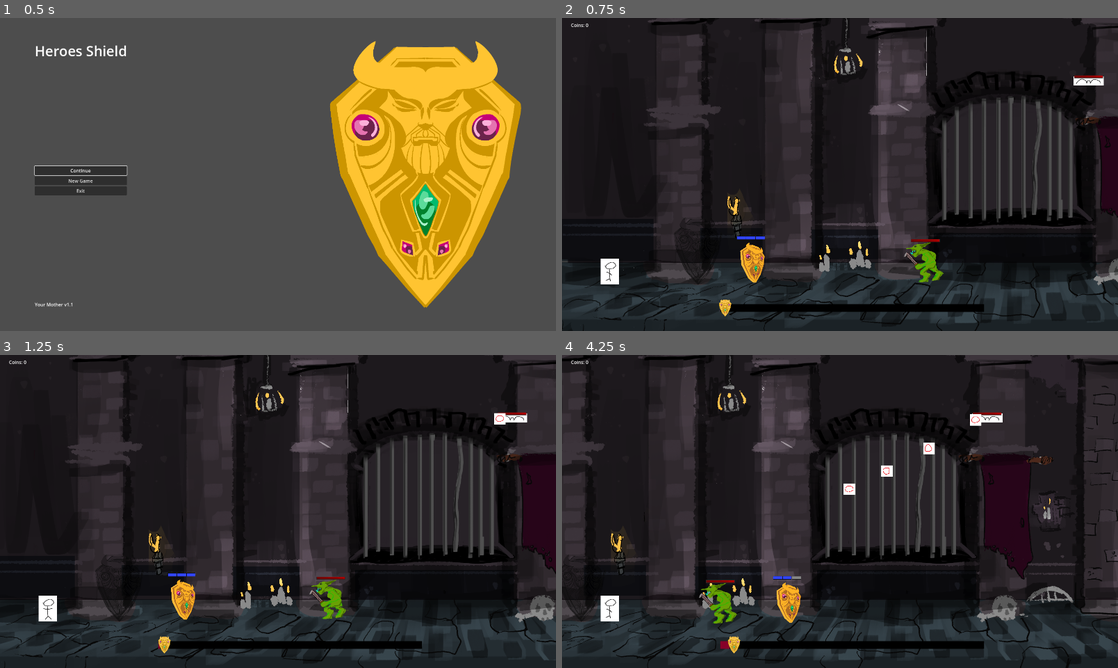
Above: before the commit, frames 1-4 (two rows, left to right).
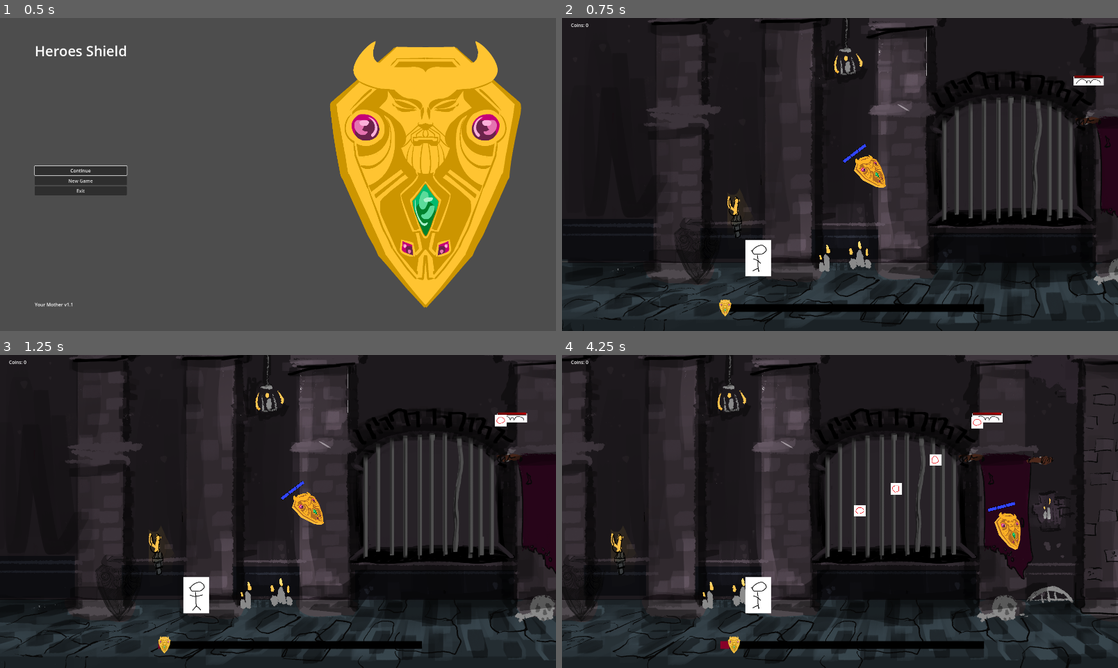
Above: after the commit, the same moments.

Repository: Cookie-Tin-Studios/Heroes-Shield
Game: Godot game, scene res://scenes/menu/main_menu.tscn
Same seed, same stepped clock (60 frames per second), same inputs: the game is played once before the commit and once after it.
Inputs (mouse positions are in pixels of both pictures, inside the frame that each line leads up to):
- Up to frame 1 (0.5 s): no input
- Up to frame 2 (0.75 s): click "New Game" at 0.5 s
- Up to frame 3 (1.25 s): no input
- Up to frame 4 (4.25 s): move the mouse to (962, 495) at 1.27 s; hold Right (ui_right) 1.28-2.03 s; click (962, 495) at 1.35 s; move the mouse to (728, 527) at 2.02 s; hold Down (ui_down) 2.03-2.78 s; click (728, 527) at 2.1 s; move the mouse to (895, 442) at 2.77 s; hold Right (ui_right) 2.78-3.53 s; click (895, 442) at 2.85 s; move the mouse to (812, 574) at 3.52 s; hold Up (ui_up) from 3.53 s (still down); click (812, 574) at 3.6 s

Frame 1 is identical in both runs. In frame 2, 1.8% of the frame differs, in the area x 6-69%, y 40-86%; in frame 3, 2.0%; in frame 4, 2.7%, in the area x 6-83%, y 18-86%.

Commit message:
75: Add better movement and rotate around the hero (#79)
* Add better movement and rotate around the hero

* fix health

Diff:
--- a/scenes/main.tscn
+++ b/scenes/main.tscn
@@ -6,7 +6,6 @@
 [ext_resource type="PackedScene" uid="uid://dtj2jcj8eeq22" path="res://scenes/HUD.tscn" id="5_scp5s"]
 [ext_resource type="PackedScene" uid="uid://ei3etn0w5se4" path="res://scenes/menu/pause_menu.tscn" id="5_yooe3"]
 [ext_resource type="PackedScene" uid="uid://cagf0iwwh4c62" path="res://scenes/mob_bat.tscn" id="6_cpf26"]
-[ext_resource type="PackedScene" uid="uid://dtcvtr24mkkft" path="res://scenes/mob_melee.tscn" id="7_4h8ak"]
 
 [sub_resource type="GDScript" id="GDScript_81rl6"]
 script/source = "extends Node2D
@@ -25,23 +24,24 @@
 [node name="Node2D" type="Node2D"]
 script = SubResource("GDScript_81rl6")
 
+[node name="Shield" parent="." instance=ExtResource("2_w3671")]
+position = Vector2(2123, 1077)
+
 [node name="pause_menu" parent="." instance=ExtResource("5_yooe3")]
 
 [node name="Idiot_hero" parent="." instance=ExtResource("2_jn0l8")]
 z_as_relative = false
-position = Vector2(319, 1761)
+position = Vector2(1343, 1669)
+scale = Vector2(1.4, 1.4)
 
 [node name="Camera2D" type="Camera2D" parent="Idiot_hero"]
-position = Vector2(1590, -669)
-scale = Vector2(1, 8.72)
+position = Vector2(404.285, -412.143)
+scale = Vector2(0.714286, 6.22857)
 zoom = Vector2(0.5, 0.5)
 
 [node name="Background" parent="Idiot_hero/Camera2D" instance=ExtResource("3_3s816")]
 scale = Vector2(1.15, 1.15)
 transform = Transform2D(1.15, 0, 0, 1.15, 0, 0)
-
-[node name="Shield" parent="." instance=ExtResource("2_w3671")]
-position = Vector2(1321, 1701)
 
 [node name="HUD" parent="." instance=ExtResource("5_scp5s")]
 scale = Vector2(0.5, 0.5)
@@ -55,6 +55,3 @@
 
 [node name="Mob_bat" parent="." instance=ExtResource("6_cpf26")]
 position = Vector2(3656, 408)
-
-[node name="Mob_melee" parent="." instance=ExtResource("7_4h8ak")]
-position = Vector2(2569, 1696)
--- a/scenes/shield.tscn
+++ b/scenes/shield.tscn
@@ -6,36 +6,38 @@
 [ext_resource type="Texture2D" uid="uid://5niwyw3ix51d" path="res://assets/sprites/shield_health/full_shield.png" id="4_1bor1"]
 [ext_resource type="Texture2D" uid="uid://dwpkqpico3ci5" path="res://assets/sprites/shield_health/empty_shield.png" id="5_hynbo"]
 
-[sub_resource type="CircleShape2D" id="CircleShape2D_3sjvr"]
-radius = 115.0
-
 [sub_resource type="CircleShape2D" id="CircleShape2D_4icvd"]
-radius = 219.002
+radius = 310.002
 
 [sub_resource type="CircleShape2D" id="CircleShape2D_ey6sh"]
 radius = 124.004
+
+[sub_resource type="CircleShape2D" id="CircleShape2D_3sjvr"]
+radius = 115.0
 
 [node name="Shield" type="CharacterBody2D"]
 z_index = 10
 position = Vector2(10, 2)
 script = ExtResource("1_xflaf")
 
-[node name="Sprite2D" type="Sprite2D" parent="."]
+[node name="FlipContainer" type="Node2D" parent="."]
+
+[node name="Sprite2D" type="Sprite2D" parent="FlipContainer"]
 scale = Vector2(0.313477, 0.300293)
 texture = ExtResource("2_guw5v")
 
+[node name="ParryArea" type="Area2D" parent="FlipContainer"]
+
+[node name="ParryZoneCollision" type="CollisionShape2D" parent="FlipContainer/ParryArea"]
+shape = SubResource("CircleShape2D_4icvd")
+
+[node name="DamageArea" type="Area2D" parent="FlipContainer"]
+
+[node name="DamageZoneCollision" type="CollisionShape2D" parent="FlipContainer/DamageArea"]
+shape = SubResource("CircleShape2D_ey6sh")
+
 [node name="Physical CollisionShape2D" type="CollisionShape2D" parent="."]
 shape = SubResource("CircleShape2D_3sjvr")
-
-[node name="ParryArea" type="Area2D" parent="."]
-
-[node name="ParryZoneCollision" type="CollisionShape2D" parent="ParryArea"]
-shape = SubResource("CircleShape2D_4icvd")
-
-[node name="DamageArea" type="Area2D" parent="."]
-
-[node name="DamageZoneCollision" type="CollisionShape2D" parent="DamageArea"]
-shape = SubResource("CircleShape2D_ey6sh")
 
 [node name="HealthBar" type="Node2D" parent="."]
 position = Vector2(-11, -172)
@@ -43,6 +45,6 @@
 section_texture = ExtResource("4_1bor1")
 empty_section_texture = ExtResource("5_hynbo")
 
-[connection signal="body_entered" from="ParryArea" to="." method="_on_parry_area_body_entered"]
-[connection signal="body_exited" from="ParryArea" to="." method="_on_parry_area_body_exited"]
-[connection signal="body_entered" from="DamageArea" to="." method="_on_area_2d_body_entered"]
+[connection signal="body_entered" from="FlipContainer/ParryArea" to="." method="_on_parry_area_body_entered"]
+[connection signal="body_exited" from="FlipContainer/ParryArea" to="." method="_on_parry_area_body_exited"]
+[connection signal="body_entered" from="FlipContainer/DamageArea" to="." method="_on_area_2d_body_entered"]
--- a/scripts/idiot/idiot.gd
+++ b/scripts/idiot/idiot.gd
@@ -8,18 +8,18 @@
 func _ready() -> void:
 	# Capture the initial X position when the scene starts
 	start_x = position.x
+	# Initialize velocity to move to the right
+	velocity = Vector2(speed, 0)
 
 func _physics_process(delta: float) -> void:
-	# Move the character to the right at 'speed' pixels per second
-	position.x += speed * delta
+	# Update position using velocity
+	position += velocity * delta
 
 	# Calculate how far this character has moved from its original position
 	var distance_traveled = position.x - start_x
 
-	# Just in case the position could somehow be less than its start,
-	# clamp distance to never go below 0
-	if distance_traveled < 0:
-		distance_traveled = 0
+	# Ensure distance_traveled doesn't go below 0
+	distance_traveled = max(distance_traveled, 0)
 
 	# Update the global progress to reflect the traveled distance
 	Globals.level_progress = int(distance_traveled)
--- a/scripts/shield/shield_health.gd
+++ b/scripts/shield/shield_health.gd
@@ -1,17 +1,35 @@
 extends CharacterBody2D
 
-# Health variable
+# Health variables
 @export var max_health: int = 3  # Default max health
+@onready var health_bar = $HealthBar
 var current_health: int = max_health
 
-@onready var health_bar = $HealthBar
+
+# Movement Variables:
+@export var acceleration: float = 4000
+@export var deceleration: float = 4000
+@export var friction: float = 0.8
+@export var speed: float = 800
+
+# Reference to the hero node
+@export var idiot_hero: Node
+
+# Container for orientation
+@onready var flip_container = $FlipContainer
+@onready var health_bar_starting_position = health_bar.position
 
 func _ready():
 	# Initialize health
 	current_health = max_health
-	$ParryArea.body_entered.connect(_on_parry_area_body_entered) # parrymech
-	$ParryArea.body_exited.connect(_on_parry_area_body_exited) # parrymech
+	$FlipContainer/ParryArea.body_entered.connect(_on_parry_area_body_entered) # parrymech
+	$FlipContainer/ParryArea.body_exited.connect(_on_parry_area_body_exited) # parrymech
 	call_deferred("create_health_sections")
+
+	idiot_hero = get_node("../Idiot_hero")
+	if idiot_hero == null:
+		print("Shield: Hero path is not set!")
+		return
 
 func update_health_bar():
 	health_bar.update_health(current_health)
@@ -31,31 +49,63 @@
 
 
 # Speed of movement
-@export var speed: float = 400
+func _process(_delta: float) -> void:
+	var input_dir = Vector2.ZERO
+	idiot_hero = get_node("../Idiot_hero")
+	# Ensure the hero node exists
+	if idiot_hero == null:
+		print("Shield: Cannot find the hero node!")
+		return
 
-func _process(_delta: float) -> void:
-	var direction = Vector2.ZERO
 
-	# Up and Down movement
 	if Input.is_action_pressed("ui_up"):
-		direction.y -= 1
+		input_dir.y -= 1
 	if Input.is_action_pressed("ui_down"):
-		direction.y += 1
+		input_dir.y += 1
 	if Input.is_action_pressed("ui_left"):
-		direction.x -= 1
+		input_dir.x -= 1
 	if Input.is_action_pressed("ui_right"):
-		direction.x += 1
+		input_dir.x += 1
 
-	# Apply movement
-	velocity = direction.normalized() * speed
+
+	# Normalize direction for consistent movement
+	input_dir = input_dir.normalized()
+
+	var target_velocity
+	if input_dir == Vector2.ZERO:
+		target_velocity = idiot_hero.velocity
+	else:
+		target_velocity = input_dir * speed
+
+	# Accelerate towards desired velocity
+	velocity = velocity.move_toward(target_velocity, acceleration * _delta)
+
+	# Apply friction when no input
+	if input_dir == Vector2.ZERO:
+		velocity = velocity * pow(friction, _delta)
+
+	# Move the character
 	move_and_slide()
-
 	# Restrict the character to stay within the camera's visible bounds
 	restrict_to_camera()
 
 	# Parry attempt parry if input pressed. parrymech
 	if Input.is_action_just_pressed("parry"):
 		attempt_parry()
+
+	# Flip the FlipContainer based on position
+	if global_position.x > idiot_hero.global_position.x:
+		flip_container.scale.y = 1  # Flip horizontally
+	else:
+		flip_container.scale.y = -1 # Reset to normal
+
+	health_bar.scale = Vector2(1, 1)
+	# Calculate direction from hero to the shield
+	var direction_to_hero = global_position - idiot_hero.global_position
+
+	# Make the shield face away from the hero
+	rotation = direction_to_hero.angle()
+#
 
 func restrict_to_camera() -> void:
 	# Get the active Camera2D
Not shown: 1 places in scenes/main.tscn that only renumber resources
